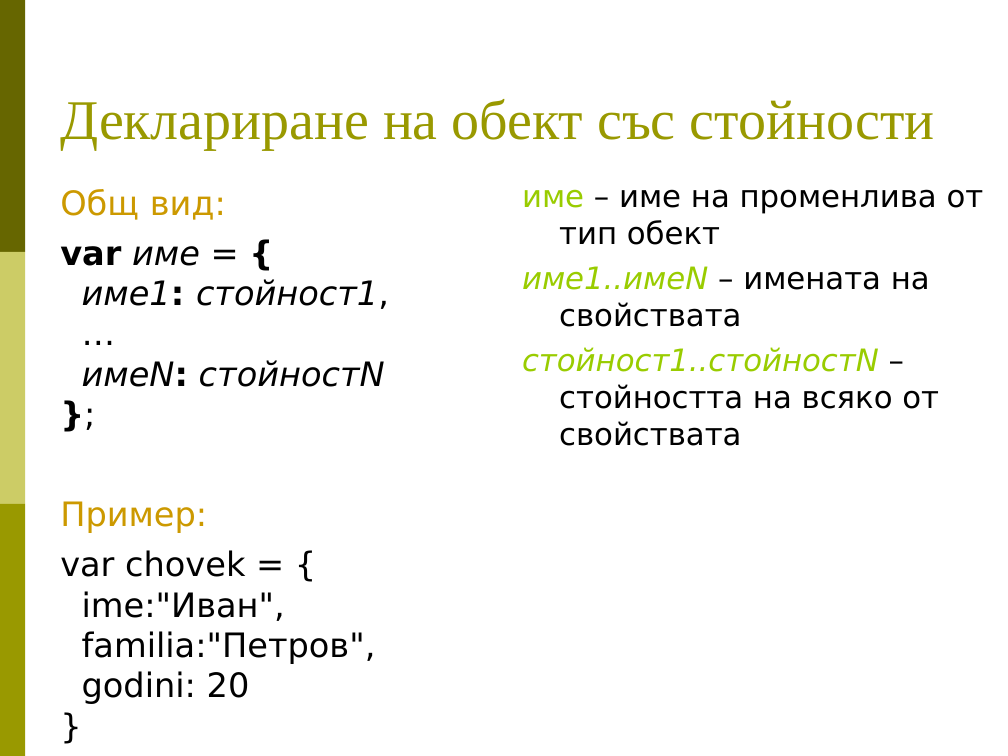
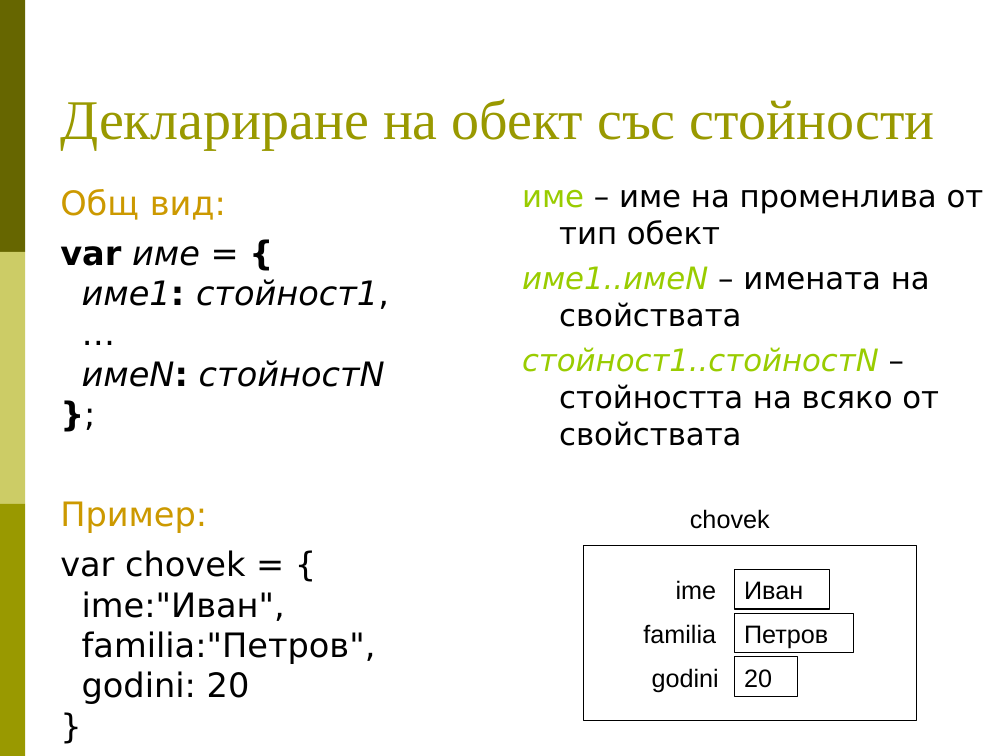
Before and after one commit to BG-IT-Edu/Free-Content, a slide deck: slide 3 of dmanolov/Информатика 8 клас (JavaScript)/04.Въведение в програмирането/10.Обекти.ppt. Drawn at 1008x756 pixels with LibreOffice and Linux fonts; fonts in the diff are those of the drawing. Boxes give left, top, right and bottom in pixels: in the first picture for what was removed or moved away, otherwise in the second. Text is boxed around its words. In the diff, an @@ line names an element or a change of style, - is before the commit and + after.

```diff
--- a/dmanolov/Информатика 8 клас (JavaScript)/04.Въведение в програмирането/10.Обекти.ppt
+++ b/dmanolov/Информатика 8 клас (JavaScript)/04.Въведение в програмирането/10.Обекти.ppt
@@ group added at (584, 498, 917, 720): 8 rectangles @@
+Иван
+ime
+Петров
+familia
+20
+godini
+chovek
```
Also in this commit, not shown: 4 other slides changed, 1 other file.
